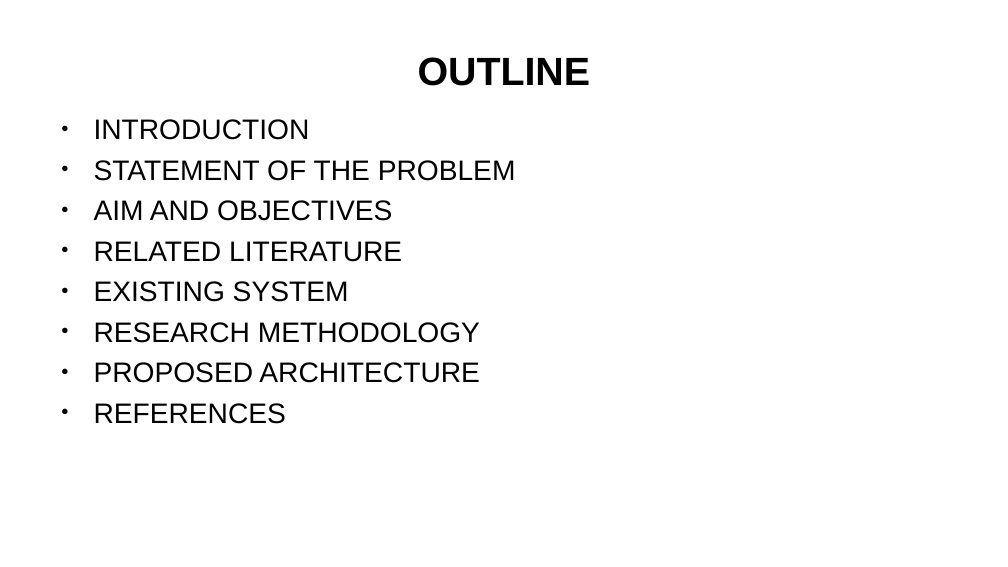
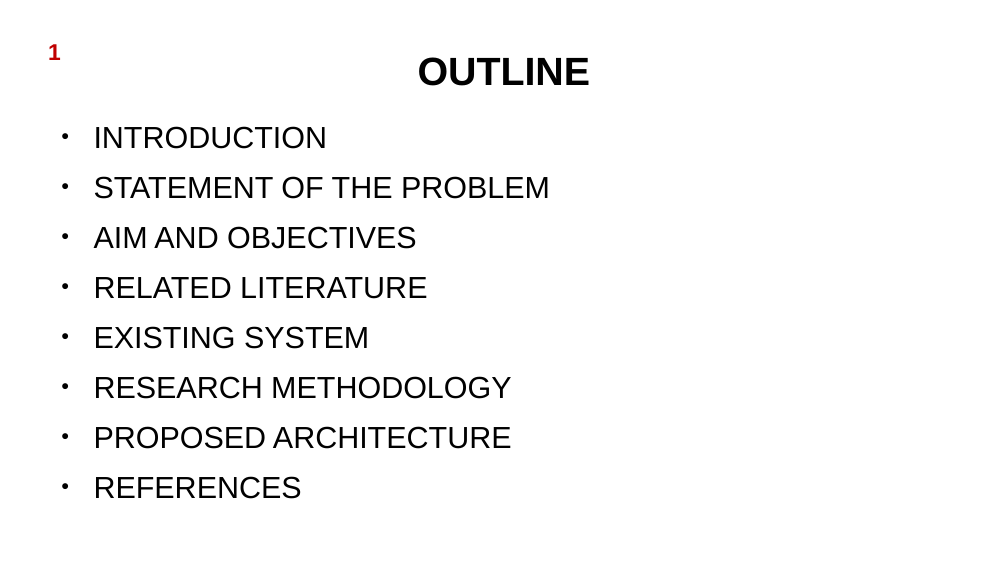
Before and after one commit to Jackieriel/crime-reporting-system, a slide deck: slide 2 of PAPER WORK/TESSY MAIN WORK/NOVEMBER/ETUKUDOH UNWANA THERESA CRIME SYSTEM.pptx. Drawn at 1008x567 pixels with LibreOffice and Linux fonts; fonts in the diff are those of the drawing; background and template pictures are left out. Boxes give left, top, right and bottom in pixels: in the first picture for what was removed or moved away, otherwise in the second. Text is boxed around its words. In the diff, an @@ line names an element or a change of style, - is before the commit and + after.

```diff
--- a/PAPER WORK/TESSY MAIN WORK/NOVEMBER/ETUKUDOH UNWANA THERESA CRIME SYSTEM.pptx
+++ b/PAPER WORK/TESSY MAIN WORK/NOVEMBER/ETUKUDOH UNWANA THERESA CRIME SYSTEM.pptx
@@ text added at <box>48,44,61,60</box>, 18 pt, text #C00000, bold @@
+1
@@ text "INTRODUCTION" at <box>94,126,550,499</box>: size 22.2 to 24 pt; line spacing 0.8 to 1 @@
```
Also in this commit, not shown: 11 other slides changed, 54 other files.
